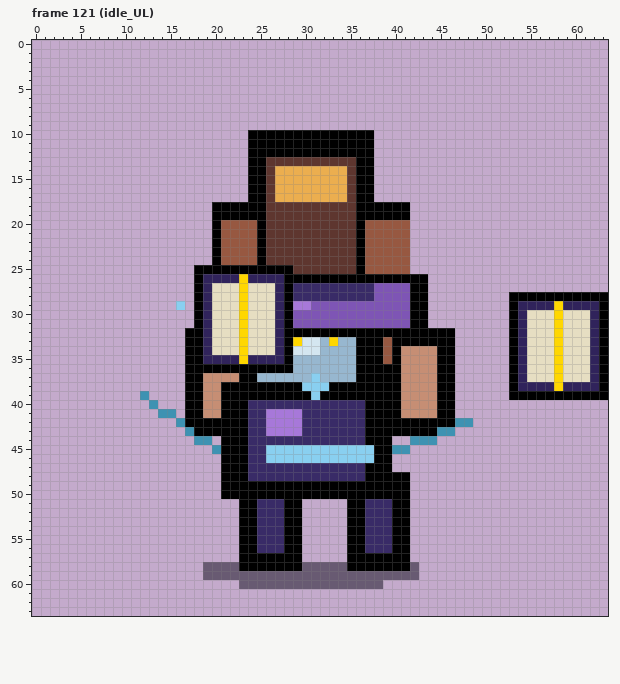
Edited in one commit: pixel-art file (assets/source/aseprite/character/memory_weaver/char_memory_weaver_base.aseprite). The picture above is the old version.
64x64 pixels, 200 frames. Shown: frame 121 (idle_UL). The commit also changed other frames, which this record leaves out.
New version:
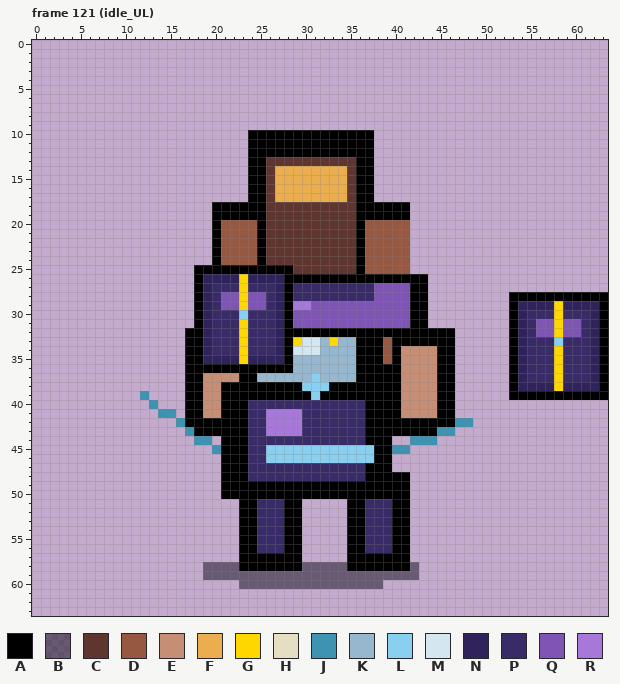
Palette (. is transparent): A #000000  B #0c0b1880  C #5e362f  D #975841  E #c68e74  F #ebae4f  G #ffd700  H #e6dec2  J #3e92b2  K #97b7cf  L #89cff0  M #d4e6f0  N #30235b  P #392b67  Q #7e55b5  R #a778d9
Author's note on the commit: Improve memory weaver back-facing book readability
Edits made:
Frame 121 (idle_UL), layer "floating_books":
y 27: x 20..22 HHH -> PPP; x 24..26 HHH -> PPP
y 28: x 20..22 HHH -> PQQ; x 24..26 HHH -> QQP
y 29: x 16 L -> .; x 20..22 HHH -> PQQ; x 24..26 HHH -> QQP
y 30: x 20..26 HHHGHHH -> PPPLPPP; x 55..57 HHH -> PPP; x 59..61 HHH -> PPP
y 31..32: x 20..22 HHH -> PPP; x 24..26 HHH -> PPP; x 55..57 HHH -> PQQ; x 59..61 HHH -> QQP
y 33: x 20..22 HHH -> PPP; x 24..26 HHH -> PPP; x 55..61 HHHGHHH -> PPPLPPP
y 34: x 20..22 HHH -> PPP; x 24..26 HHH -> PPP; x 55..57 HHH -> PPP; x 59..61 HHH -> PPP
y 35..37: x 55..57 HHH -> PPP; x 59..61 HHH -> PPP
Where, in picture pixels (left, top, right, bottom), the same in both pictures:
changed: (176, 283, 275, 355)
changed: (527, 310, 590, 382)
